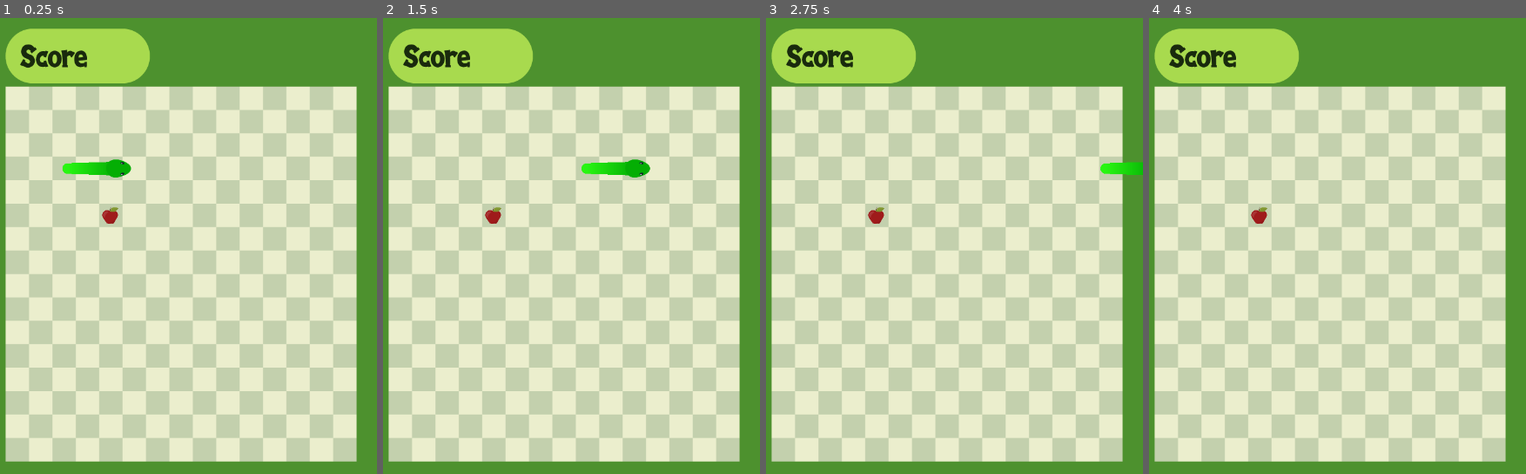
Above: before the commit, frames 1-4 (left to right).
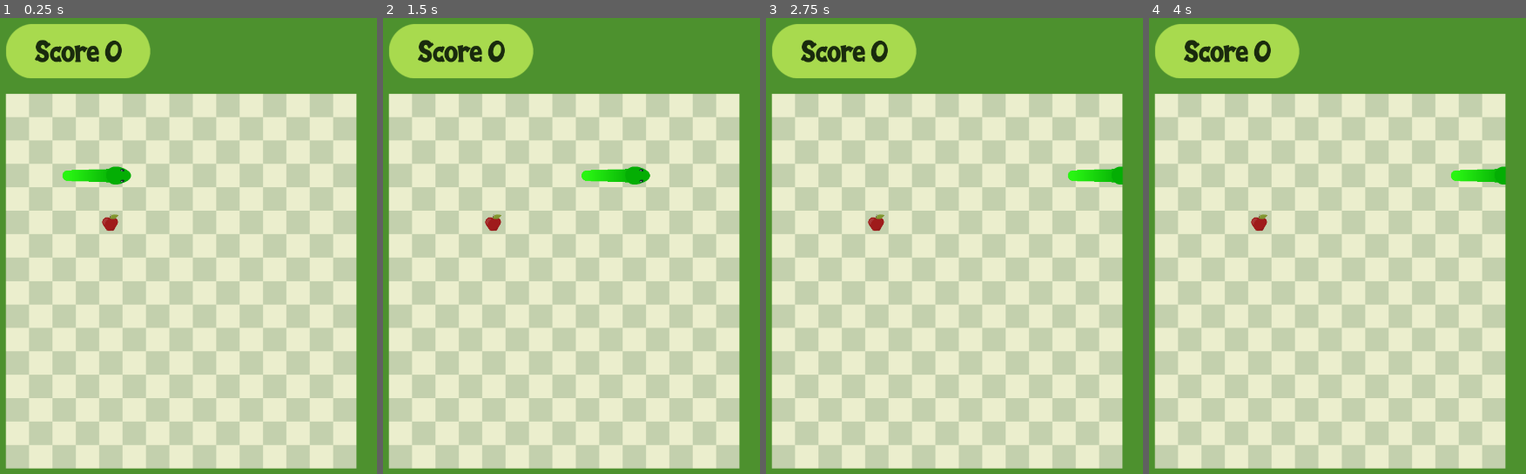
Above: after the commit, the same moments.

Repository: allanbts17/snakeMobile
Game: Godot game, scene res://game.tscn
Same seed, same stepped clock (60 frames per second), same inputs: the game is played once before the commit and once after it.
Inputs (mouse positions are in pixels of both pictures, inside the frame that each line leads up to):
- Up to frame 1 (0.25 s): no input
- Up to frame 2 (1.5 s): move the mouse to (650, 323) at 0.52 s; click (650, 323) at 0.67 s; drag from (484, 396) to (492, 214) at 1.27 s
- Up to frame 3 (2.75 s): move the mouse to (984, 204) at 2.02 s; click (984, 204) at 2.17 s
- Up to frame 4 (4 s): tap Enter at 2.75 s; drag from (outside the picture) to (1510, 168) at 2.77 s; tap Space at 3.5 s; move the mouse to (1446, 464) at 3.52 s; click (1446, 464) at 3.67 s

The runs differ from the first frame. In frame 1, 27% of the frame differs, in the area x 1-95%, y 1-99%; in frame 2, 27%; in frame 3, 27%, in the area x 1-100%, y 1-99%; in frame 4, 26%.
Error before the commit: Invalid get index '(15, 3)' (on base: 'Dictionary'). (res://main.gd:213)

Commit message:
Redesign and border collisions

Diff:
--- a/apple.gd
+++ b/apple.gd
@@ -3,6 +3,7 @@
 var total_solaped_spaces = []
 var total_spaces = []
 onready var head = get_parent().get_node("head")
+onready var score = get_tree().root.get_node("main").get_node("upper_interface/score")
 # Declare member variables here. Examples:
 # var a = 2
 # var b = "text"
@@ -10,6 +11,7 @@
 
 # Called when the node enters the scene tree for the first time.
 func _ready():
+	#print("tree: ",score.get_name())
 	pass # Replace with function body.
 
 
@@ -20,6 +22,7 @@
 
 func _on_apple_area_entered(area):
 	Global.body_invincibility = false
+	score.add_score(Global.apple_score)
 	total_solaped_spaces.clear()
 	total_spaces.clear()
 	#total_solaped_spaces = [] + Global.solaped_board_squares
--- a/game.tscn
+++ b/game.tscn
@@ -1,13 +1,16 @@
-[gd_scene load_steps=14 format=2]
+[gd_scene load_steps=19 format=2]
 
 [ext_resource path="res://assets/background/board.png" type="Texture" id=1]
 [ext_resource path="res://assets/background/outside_board.png" type="Texture" id=2]
 [ext_resource path="res://main.gd" type="Script" id=3]
-[ext_resource path="res://test.gd" type="Script" id=4]
+[ext_resource path="res://fonts/Pirate Kids.otf" type="DynamicFontData" id=4]
 [ext_resource path="res://assets/food/apple.png" type="Texture" id=5]
 [ext_resource path="res://assets/snake/head.png" type="Texture" id=6]
 [ext_resource path="res://apple.gd" type="Script" id=7]
 [ext_resource path="res://snake_body_collision.gd" type="Script" id=8]
+[ext_resource path="res://assets/background/border.png" type="Texture" id=9]
+[ext_resource path="res://assets/background/score_place.png" type="Texture" id=10]
+[ext_resource path="res://score.gd" type="Script" id=11]
 
 [sub_resource type="CircleShape2D" id=1]
 radius = 110.045
@@ -18,12 +21,20 @@
 [sub_resource type="Gradient" id=3]
 colors = PoolColorArray( 0.0196078, 0.686275, 0.0196078, 1, 0.160784, 0.964706, 0.0745098, 1 )
 
+[sub_resource type="CapsuleShape2D" id=4]
+height = 70.8333
+
 [sub_resource type="CapsuleShape2D" id=5]
-height = 10.0
+radius = 4.99796
+height = 25.2116
 
-[sub_resource type="CapsuleShape2D" id=4]
-radius = 15.469
-height = 0.0
+[sub_resource type="RectangleShape2D" id=8]
+extents = Vector2( 5, 343.855 )
+
+[sub_resource type="DynamicFont" id=9]
+size = 50
+use_filter = true
+font_data = ExtResource( 4 )
 
 [node name="main" type="Node2D"]
 script = ExtResource( 3 )
@@ -41,11 +52,13 @@
 }
 
 [node name="game_board" type="Node2D" parent="."]
-position = Vector2( 37, 137 )
+position = Vector2( 37, 150 )
 
 [node name="board" type="Sprite" parent="game_board"]
+position = Vector2( 223.678, 695.215 )
 texture = ExtResource( 1 )
 centered = false
+offset = Vector2( -223.678, -695.215 )
 
 [node name="apple" type="Area2D" parent="game_board"]
 position = Vector2( 193.5, 236.5 )
@@ -75,25 +88,23 @@
 end_cap_mode = 2
 
 [node name="coll_snake0" type="CollisionShape2D" parent="game_board/snakeBodyArea"]
-position = Vector2( 82.9854, 150.987 )
+position = Vector2( 99.6024, 150.28 )
 rotation = 1.5708
-shape = SubResource( 5 )
+shape = SubResource( 4 )
 
 [node name="head" type="Area2D" parent="game_board"]
 position = Vector2( 150.5, 150.5 )
 rotation = -1.5708
 scale = Vector2( 0.55, 0.55 )
-__meta__ = {
-"_edit_group_": true
-}
 
 [node name="Sprite" type="Sprite" parent="game_board/head"]
 texture = ExtResource( 6 )
 offset = Vector2( 0, 20 )
 
 [node name="CollisionShape2D" type="CollisionShape2D" parent="game_board/head"]
-position = Vector2( 0, 45 )
-shape = SubResource( 4 )
+position = Vector2( 0, 37 )
+rotation = 1.5708
+shape = SubResource( 5 )
 
 [node name="test2" type="Sprite" parent="game_board"]
 visible = false
@@ -113,10 +124,65 @@
 "_edit_group_": true
 }
 
-[node name="Node2D" type="Node2D" parent="."]
-visible = false
-script = ExtResource( 4 )
+[node name="border" type="Area2D" parent="game_board"]
+__meta__ = {
+"_edit_group_": true
+}
+
+[node name="border_sprite" type="Sprite" parent="game_board/border"]
+position = Vector2( 323.252, 340.452 )
+texture = ExtResource( 9 )
+
+[node name="CollisionShape2D" type="CollisionShape2D" parent="game_board/border"]
+position = Vector2( -13.233, 343.759 )
+shape = SubResource( 8 )
+
+[node name="CollisionShape2D2" type="CollisionShape2D" parent="game_board/border"]
+position = Vector2( 660, 343.759 )
+shape = SubResource( 8 )
+
+[node name="CollisionShape2D3" type="CollisionShape2D" parent="game_board/border"]
+position = Vector2( 323.784, 702.482 )
+rotation = 1.5708
+shape = SubResource( 8 )
+
+[node name="CollisionShape2D4" type="CollisionShape2D" parent="game_board/border"]
+position = Vector2( 323.784, -14.164 )
+rotation = 1.5708
+shape = SubResource( 8 )
+
+[node name="upper_interface" type="Control" parent="."]
+margin_left = 37.0
+margin_right = 682.0
+margin_bottom = 120.0
+__meta__ = {
+"_edit_use_anchors_": false
+}
+
+[node name="score" type="Control" parent="upper_interface"]
+margin_right = 40.0
+margin_bottom = 40.0
+script = ExtResource( 11 )
+__meta__ = {
+"_edit_use_anchors_": false
+}
+
+[node name="Sprite" type="Sprite" parent="upper_interface/score"]
+position = Vector2( 133.52, 72.2713 )
+texture = ExtResource( 10 )
+
+[node name="Label" type="Label" parent="upper_interface/score"]
+margin_left = 23.0
+margin_top = 36.7755
+margin_right = 246.0
+margin_bottom = 114.775
+custom_fonts/font = SubResource( 9 )
+custom_colors/font_color = Color( 0.101961, 0.168627, 0.054902, 1 )
+text = "Score 150"
+align = 1
+valign = 1
 
 [connection signal="area_entered" from="game_board/apple" to="game_board/apple" method="_on_apple_area_entered"]
 [connection signal="area_entered" from="game_board/apple" to="." method="_on_apple_area_entered"]
 [connection signal="area_entered" from="game_board/snakeBodyArea" to="." method="_on_snakeBodyArea_area_entered"]
+[connection signal="area_entered" from="game_board/border" to="." method="_on_border_area_entered"]
--- a/global.gd
+++ b/global.gd
@@ -257,6 +257,7 @@
 var score = 0
 var invincibility = false
 var body_invincibility = true
+var apple_score = 1
 # Called when the node enters the scene tree for the first time.
 func _ready():
 	pass # Replace with function body.
--- a/main.gd
+++ b/main.gd
@@ -242,6 +242,14 @@
 
 func _on_snakeBodyArea_area_entered(area):
 	if area.get_name() == 'head':
-		print('colisión con head')
-		if !Global.body_invincibility:
+		print('colisión con body')
+		if !Global.body_invincibility and !Global.invincibility:
 			Global.run = false
+
+
+
+func _on_border_area_entered(area):
+	if area.get_name() == 'head':
+		print('colisión con border')
+		if !Global.invincibility:
+			Global.run = false
--- /dev/null
+++ b/score.gd
@@ -0,0 +1,27 @@
+extends Control
+
+
+# Declare member variables here. Examples:
+var score = 0
+onready var score_label = get_node("Label")
+# var b = "text"
+
+
+# Called when the node enters the scene tree for the first time.
+func _ready():
+	set_score_text(score)
+
+func set_score_text(text) -> void:
+	score_label.text = str("Score ",text)
+
+func add_score(score_sum) -> void:
+	score += score_sum
+	set_score_text(score)
+
+func reset_score() -> void:
+	score = 0
+	set_score_text(score)
+
+# Called every frame. 'delta' is the elapsed time since the previous frame.
+#func _process(delta):
+#	pass
--- a/snake_body_collision.gd
+++ b/snake_body_collision.gd
@@ -8,16 +8,7 @@
 
 # Called when the node enters the scene tree for the first time.
 func _ready():
-	#var v1 = Vector2(0,10)
-	#var v2 = Vector2(0,30)
-	#print('angle to: ',rad2deg(v1.angle_to_point(v2)))
-	#print(get_children()[1].get_class())
-	#print('count: ',count_collision_shape())
-	print('test')
-	for x in range(2,4-1):
-		print(x)
 	pass # Replace with function body.
-
 
 # Called every frame. 'delta' is the elapsed time since the previous frame.
 func _process(delta):
Binary file added: assets/background/border.png
Not shown, added: assets/background/border.png.import
Binary file changed: assets/background/outside_board.png
Binary file added: assets/background/score_place.png
Not shown, added: assets/background/score_place.png.import
Binary file added: fonts/Pirate Kids.otf
